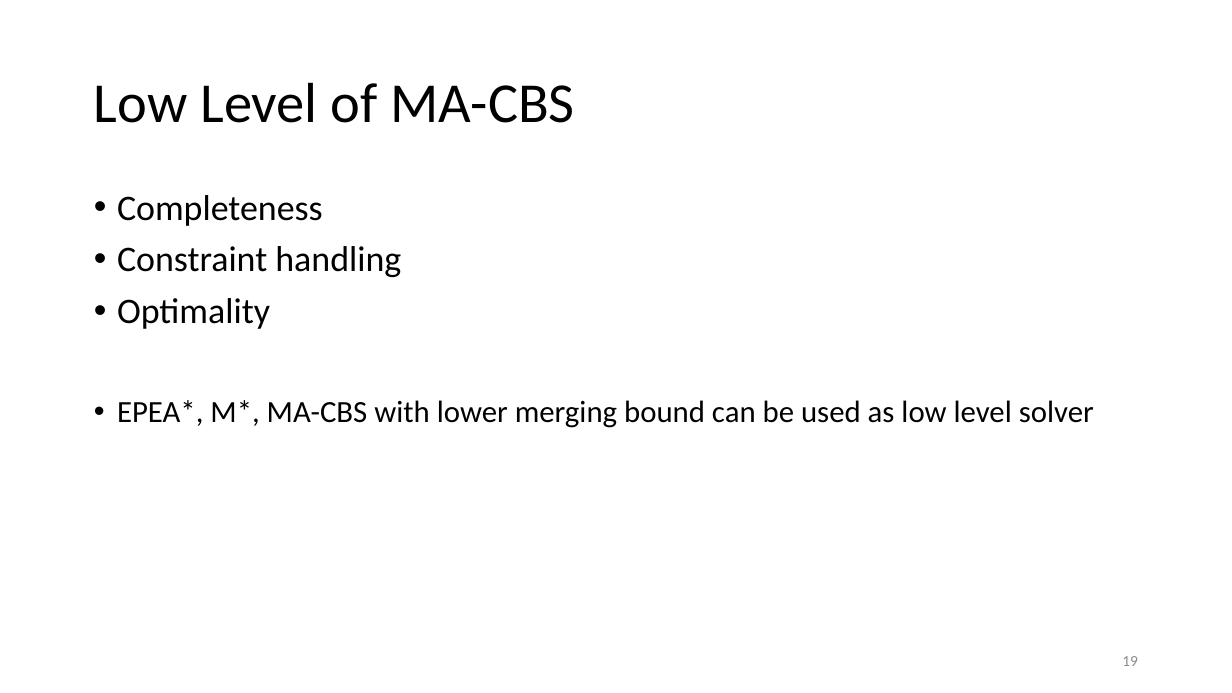
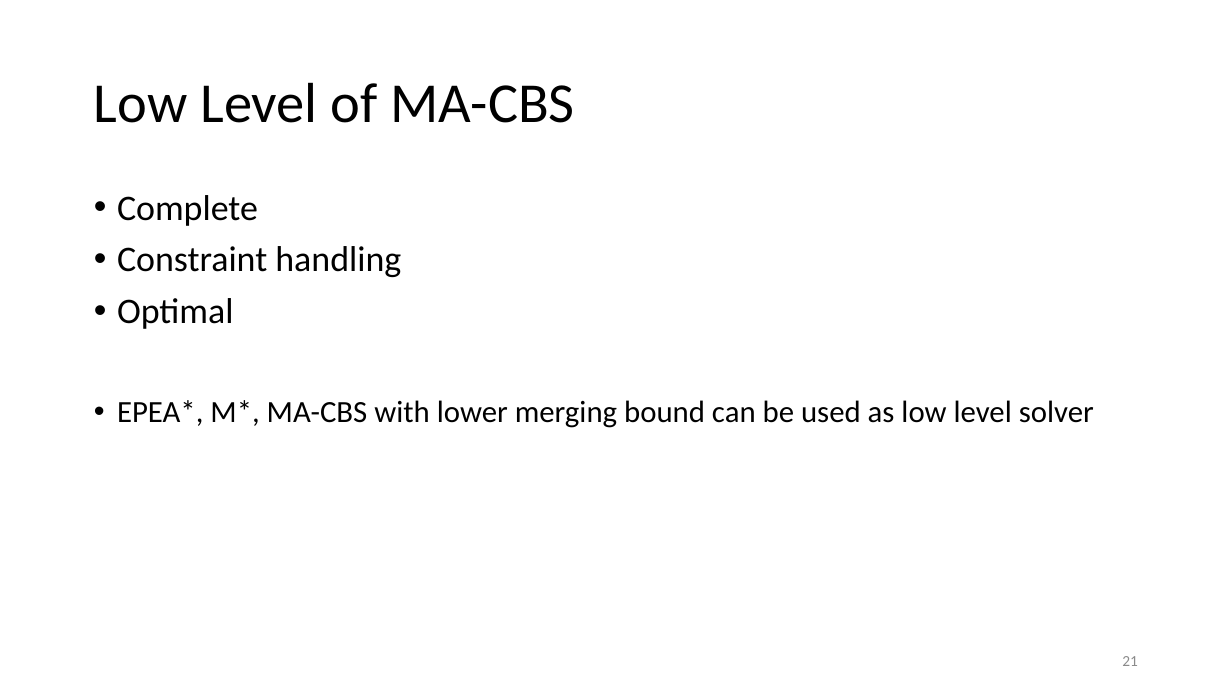
Before and after one commit to DemirDorukDilek/CBS, a slide deck: slide 21 of dahahilipls.pptx (slide 19 before the commit). Drawn at 1232x693 pixels with LibreOffice and Linux fonts; fonts in the diff are those of the drawing. Boxes give left, top, right and bottom in pixels: in the first picture for what was removed or moved away, otherwise in the second. Text is boxed around its words. In the diff, an @@ line names an element or a change of style, - is before the commit and + after.

```diff
--- a/dahahilipls.pptx
+++ b/dahahilipls.pptx
@@ text at bbox=[117, 195, 258, 226]: text changed @@
-• Completeness
+• Complete
@@ text at bbox=[117, 298, 234, 329]: text changed @@
-• Optimality
+• Optimal
@@ page number at bbox=[1122, 656, 1138, 666]: text changed @@
-19
+21
```
Also in this commit, not shown: 2 other slides changed, 2 slides added.
